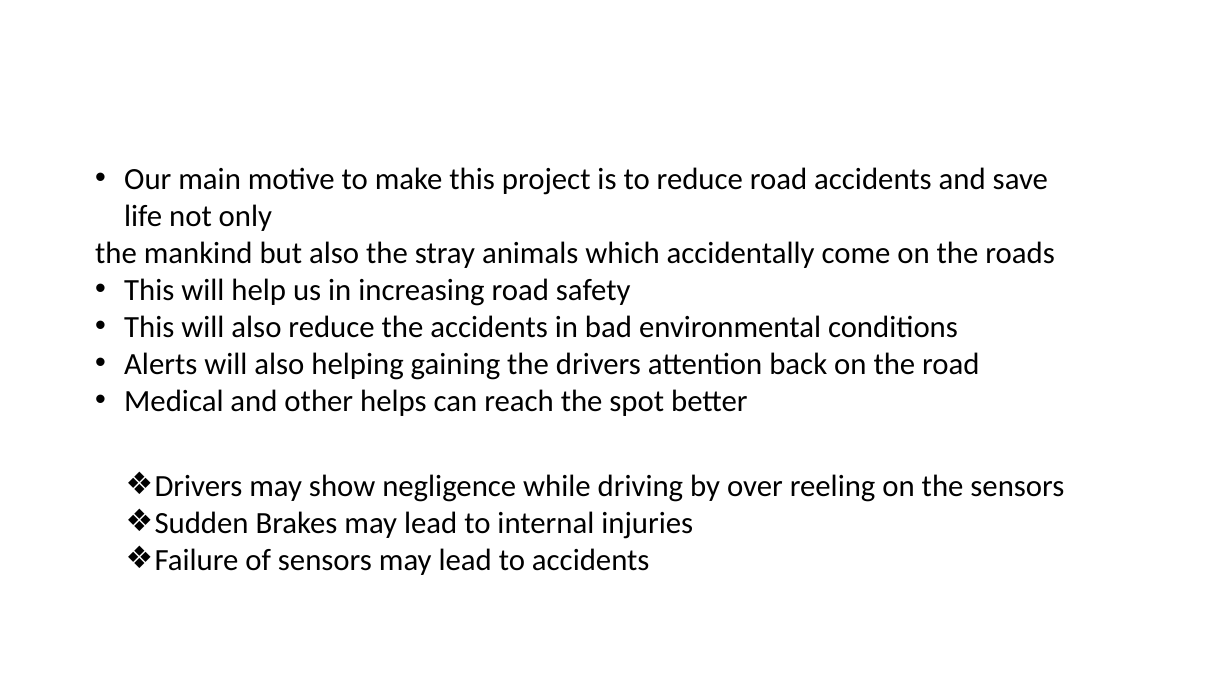
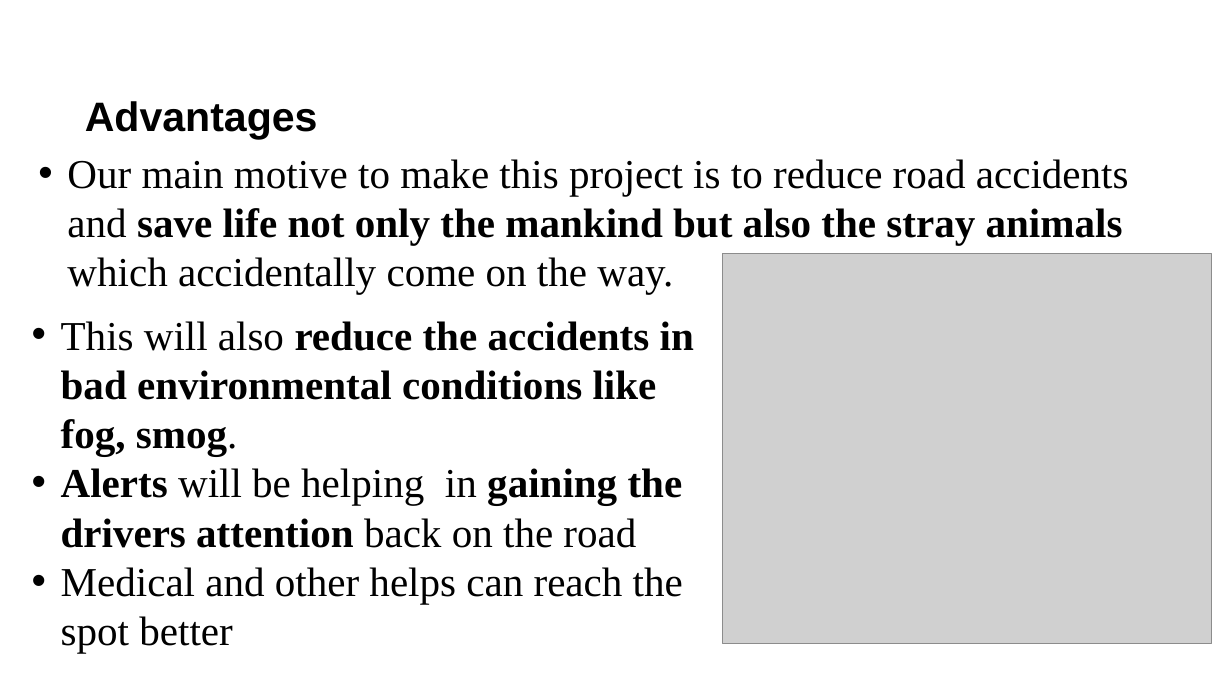
Before and after one commit to this-is-r-gaurav/SCAP, a slide deck: slide 5 of Dcoders.pptx. Drawn at 1232x693 pixels with LibreOffice and Linux fonts; fonts in the diff are those of the drawing; grey boxes stand for pictures; background and template pictures are left out. Boxes give left, top, right and bottom in pixels: in the first picture for what was removed or moved away, otherwise in the second. Text is boxed around its words. In the diff, an @@ line names an element or a change of style, - is before the commit and + after.

Commit message:
PPT Updated

```diff
--- a/Dcoders.pptx
+++ b/Dcoders.pptx
@@ text added at (73, 85, 1050, 154), 24 pt, text #000000, bold @@
+Advantages
@@ text at (67, 159, 1129, 294): text changed; size 18 to 24 pt; font Calibri to Times New Roman @@
-• Our main motive to make this project is to reduce road accidents and save life not only
-the mankind but also the stray animals which accidentally come on the roads
-• This will help us in increasing road safety
-• This will also reduce the accidents in bad environmental conditions
-• Alerts will also helping gaining the drivers attention back on the road
-• Medical and other helps can reach the spot better
+• Our main motive to make this project is to reduce road accidents and save life not only the mankind but also the stray animals which accidentally come on the way.
@@ picture added at (722, 254, 1211, 643) @@
@@ text added at (61, 321, 694, 653), 24 pt, text #000000, bold @@
+• This will also reduce the accidents in bad environmental conditions like fog, smog.
+• Alerts will be helping in gaining the drivers attention back on the road
+• Medical and other helps can reach the spot better
@@ text removed at (155, 474, 1064, 575) @@
-❖ Drivers may show negligence while driving by over reeling on the sensors
-❖ Sudden Brakes may lead to internal injuries
-❖ Failure of sensors may lead to accidents
```
Also in this commit, not shown: 3 slides added, 1 slide removed.
